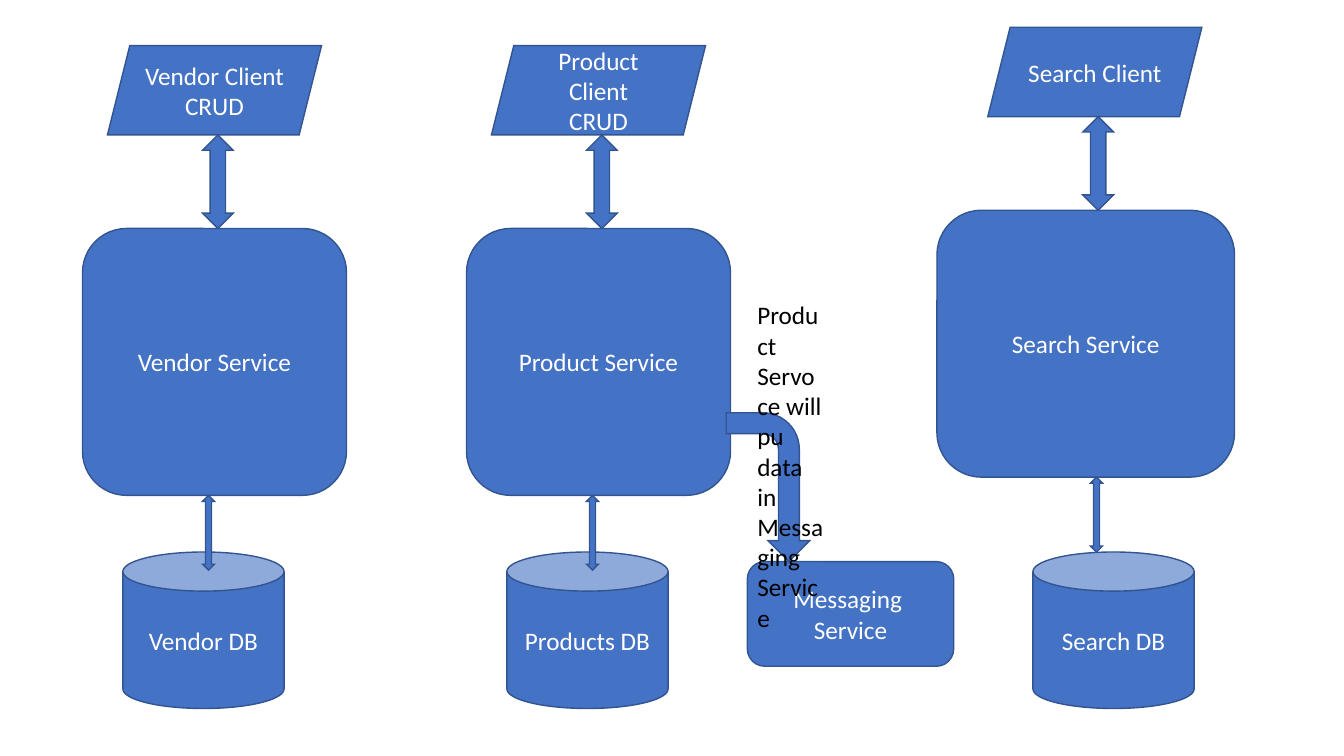
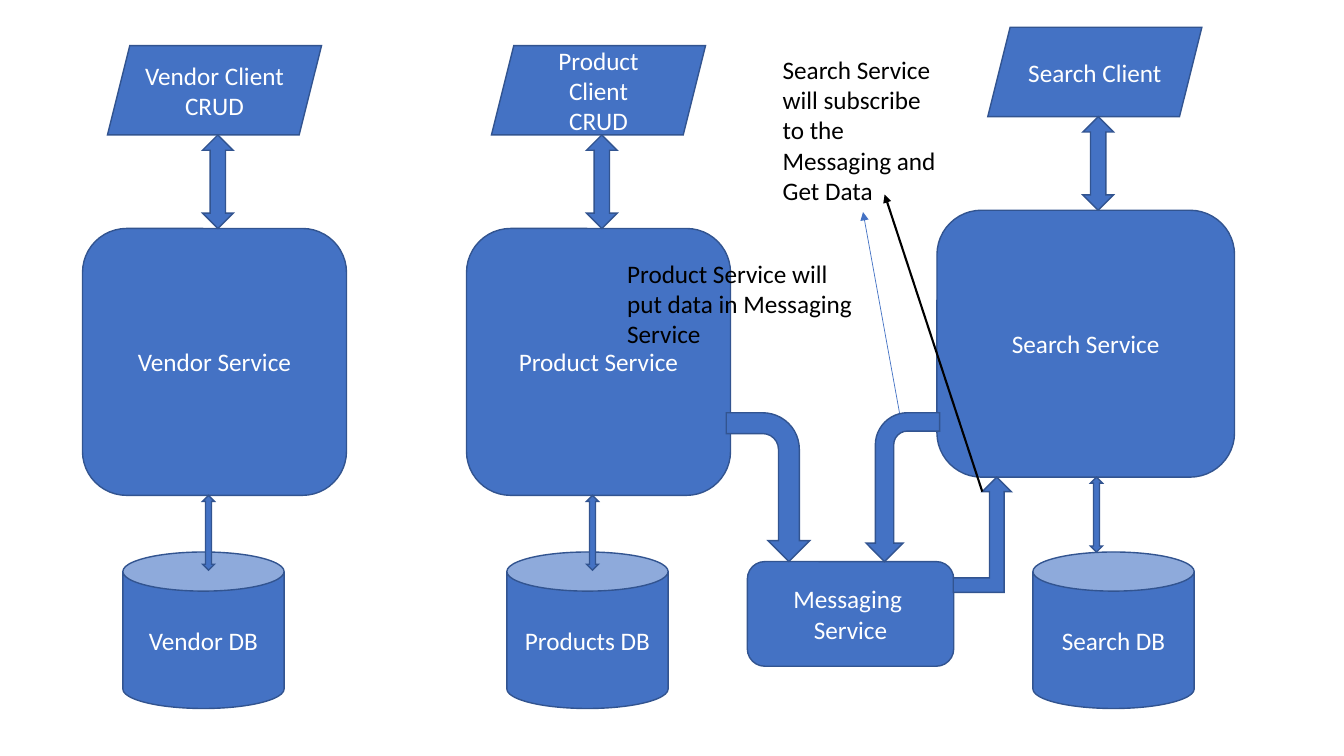
Before and after one commit to maheshsabnis/blazemarch2021, a slide deck: slide 54 of SpotPPTs.pptx. Drawn at 1344x756 pixels with LibreOffice and Linux fonts; fonts in the diff are those of the drawing. Boxes give left, top, right and bottom in pixels: in the first picture for what was removed or moved away, otherwise in the second. Text is boxed around its words. In the diff, an @@ line names an element or a change of style, - is before the commit and + after.

```diff
--- a/SpotPPTs.pptx
+++ b/SpotPPTs.pptx
@@ text added at (783,61,936,200), 18 pt, text #000000 @@
+Search Service will subscribe to the Messaging and Get Data
@@ arrow added from (983, 492) to (885, 195), #000000 1.5 pt @@
@@ arrow added from (899, 413) to (863, 212), #4472C4 0.5 pt @@
@@ text at (627,262,851,343): text changed @@
-Product Servoce will pu data in Messaging Service
+Product Service will put data in Messaging Service
@@ bent arrow added at (867,413,940,562), fill #4472C4, outline #325491 1 pt @@
@@ bent up arrow added at (954,477,1012,592), fill #4472C4, outline #325491 1 pt @@
```
Also in this commit, not shown: 8 slides added, 30 other files.
